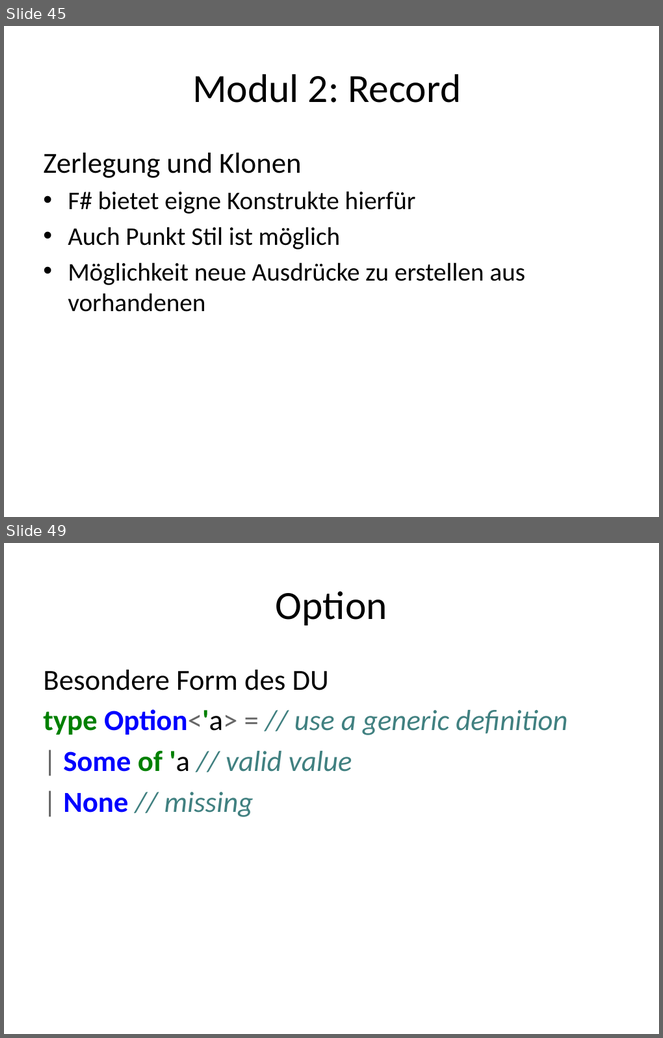
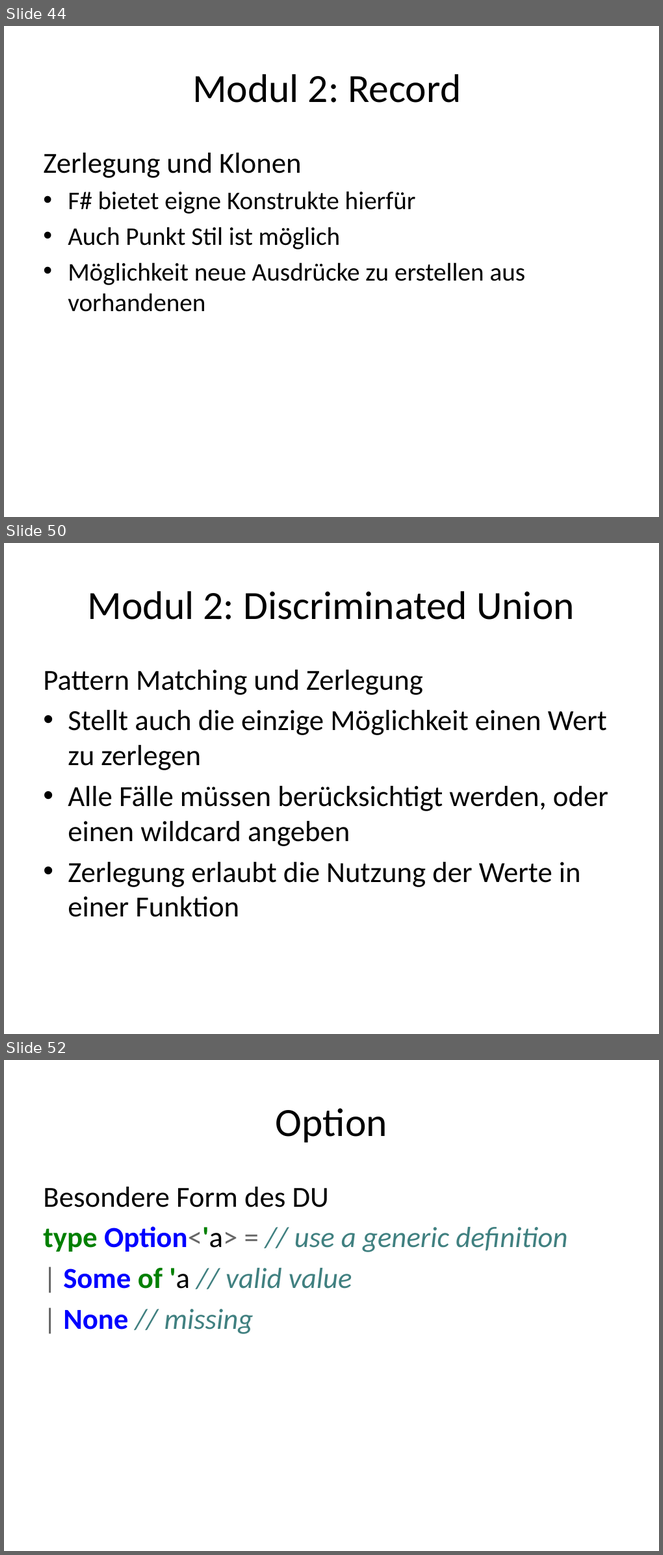
Before and after one commit to nasserbrake/Spartakiade2017, a slide deck: FSharp.pptx. Shown one above the other, each under a label of ours: slides 45 and 49 before the commit, slides 44, 50 and 52 after it; the slides between them are not shown. The pictures are 663x1038 and 663x1555 pixels, drawn with LibreOffice and Linux fonts; fonts in the diff are those of the drawing. Boxes give left, top, right and bottom in pixels: in the first picture for what was removed or moved away, otherwise in the second. Text is boxed around its words. In the diff, an @@ line names an element or a change of style, - is before the commit and + after.

```diff
--- a/FSharp.pptx
+++ b/FSharp.pptx
@@ slide 50 added at (4,543,659,1034), background #FFFFFF @@
@@ title added at (88,591,575,620), 44 pt, text #000000 @@
+Modul 2: Discriminated Union
@@ text added at (43,670,608,917), 32 pt, text #000000 @@
+Pattern Matching und Zerlegung
+• Stellt auch die einzige Möglichkeit einen Wert zu zerlegen
+• Alle Fälle müssen berücksichtigt werden, oder einen wildcard angeben
+• Zerlegung erlaubt die Nutzung der Werte in einer Funktion
@@ what was slide 45 is now slide 44 @@
@@ what was slide 49 is now slide 52 @@
```
Also in this commit, not shown: 4 slides changed, 3 other slides added, 1 slide removed, 3 other files.
